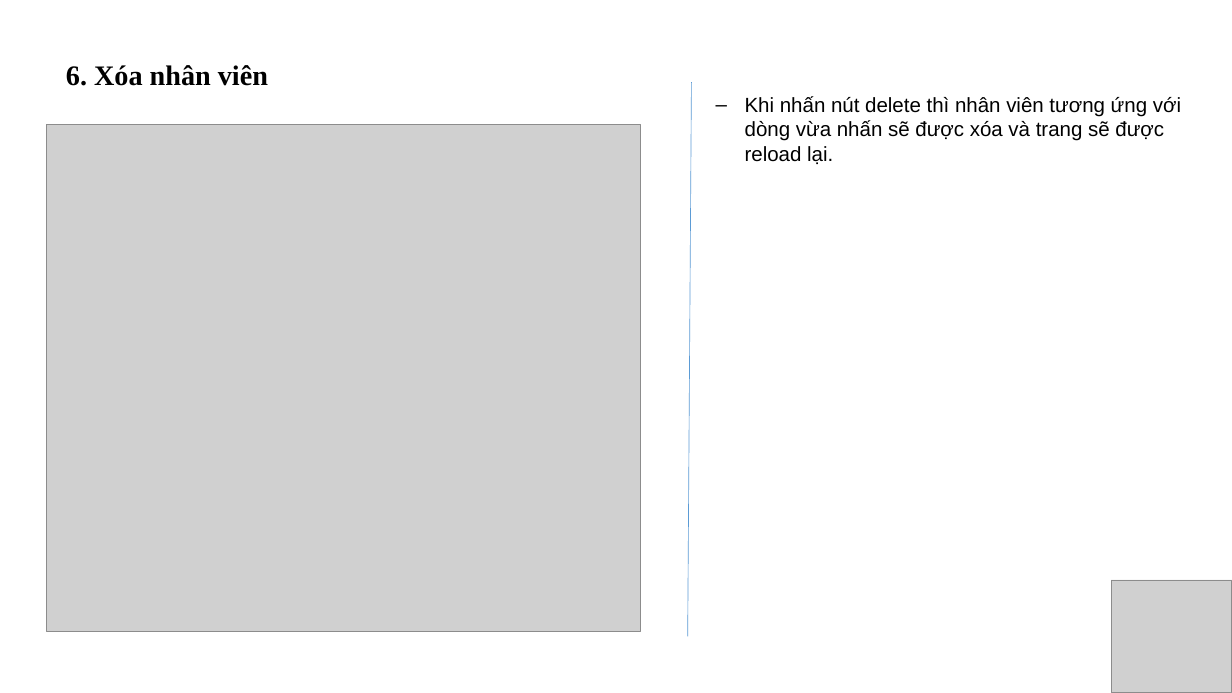
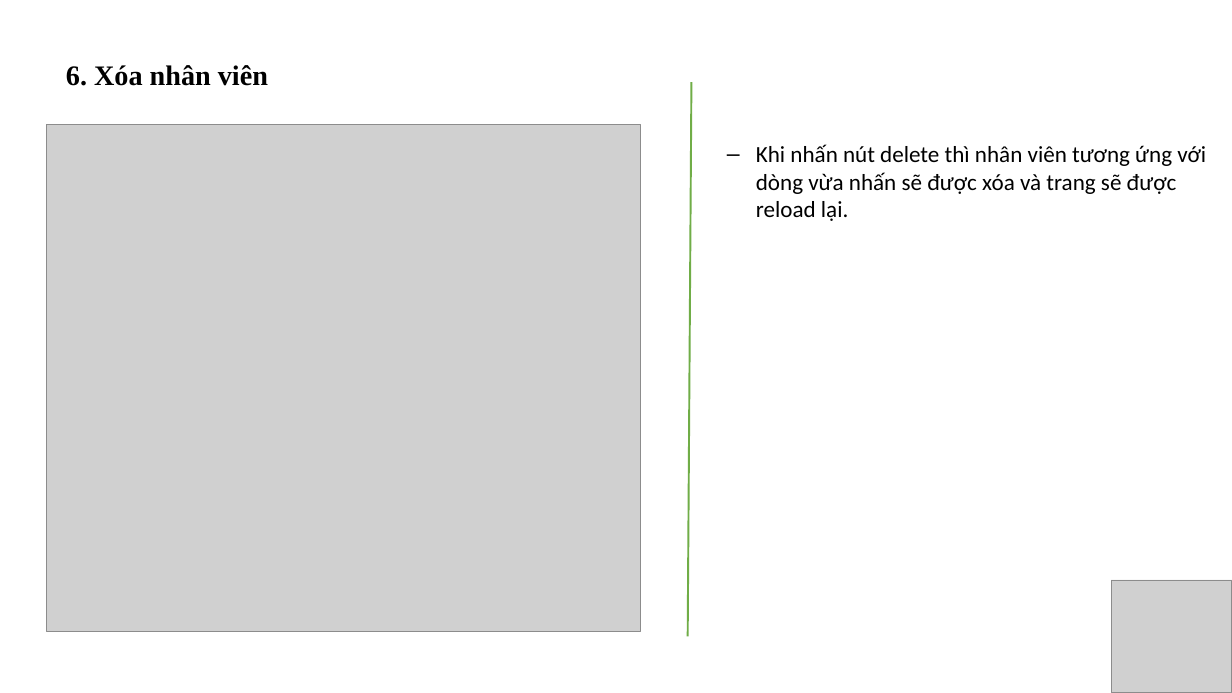
Before and after one commit to Dia2001/jsp-servlet-hibernate-mysql-curd, a slide deck: slide 22 of docs/Hibernate.pptx. Drawn at 1232x693 pixels with LibreOffice and Linux fonts; fonts in the diff are those of the drawing; grey boxes stand for pictures. Boxes give left, top, right and bottom in pixels: in the first picture for what was removed or moved away, otherwise in the second. Text is boxed around its words. In the diff, an @@ line names an element or a change of style, - is before the commit and + after.

```diff
--- a/docs/Hibernate.pptx
+++ b/docs/Hibernate.pptx
@@ line (691, 82) - (688, 637): stroke #5B9BD5 0.5 pt to #70AD47 1.5 pt @@
@@ text "Khi nhấn nút delete thì ...": place and size @@
-text "Khi nhấn nút delete thì ..." at (745, 96, 1181, 164)
+text "Khi nhấn nút delete thì ..." at (756, 144, 1206, 221)
@@ text "Khi nhấn nút delete thì ..." at (756, 144, 1206, 221): size 16 to 18 pt, font Arial to Calibri @@
```
Also in this commit, not shown: 12 other slides changed, 1 other file.
